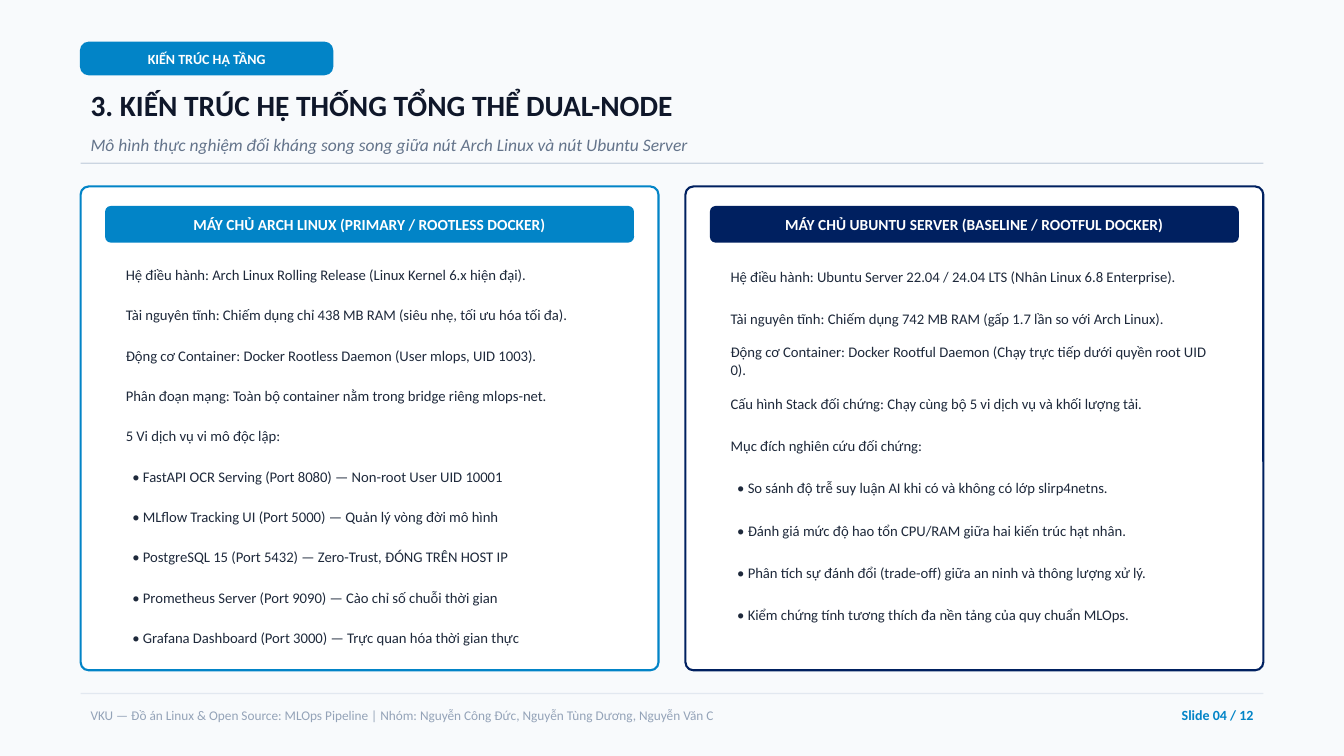
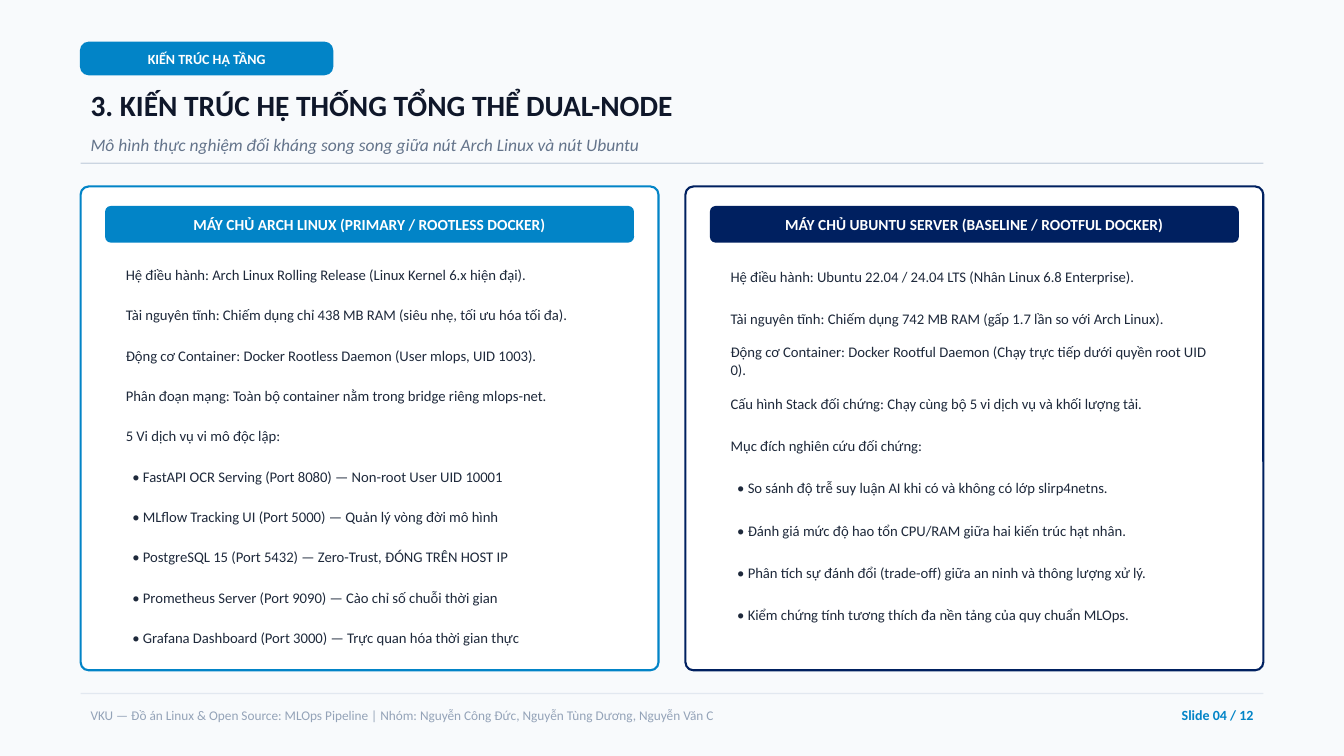
Before and after one commit to cystal-06/mlops-multi-os-pipeline, a slide deck: slide 4 of docs/SLIDE_BAO_CAO_TIEN_DO.pptx. Drawn at 1344x756 pixels with LibreOffice and Linux fonts; fonts in the diff are those of the drawing. Boxes give left, top, right and bottom in pixels: in the first picture for what was removed or moved away, otherwise in the second. Text is boxed around its words. In the diff, an @@ line names an element or a change of style, - is before the commit and + after.

Commit message:
docs: update Ubuntu node terminology from Ubuntu Server to Ubuntu standard

```diff
--- a/docs/SLIDE_BAO_CAO_TIEN_DO.pptx
+++ b/docs/SLIDE_BAO_CAO_TIEN_DO.pptx
@@ text at box(91, 138, 639, 154): text changed @@
-Mô hình thực nghiệm đối kháng song song giữa nút Arch Linux và nút Ubuntu Server
+Mô hình thực nghiệm đối kháng song song giữa nút Arch Linux và nút Ubuntu
@@ text at box(731, 271, 1134, 285): text changed @@
-Hệ điều hành: Ubuntu Server 22.04 / 24.04 LTS (Nhân Linux 6.8 Enterprise).
+Hệ điều hành: Ubuntu 22.04 / 24.04 LTS (Nhân Linux 6.8 Enterprise).
```
Also in this commit, not shown: 3 other slides changed, 2 other files.
